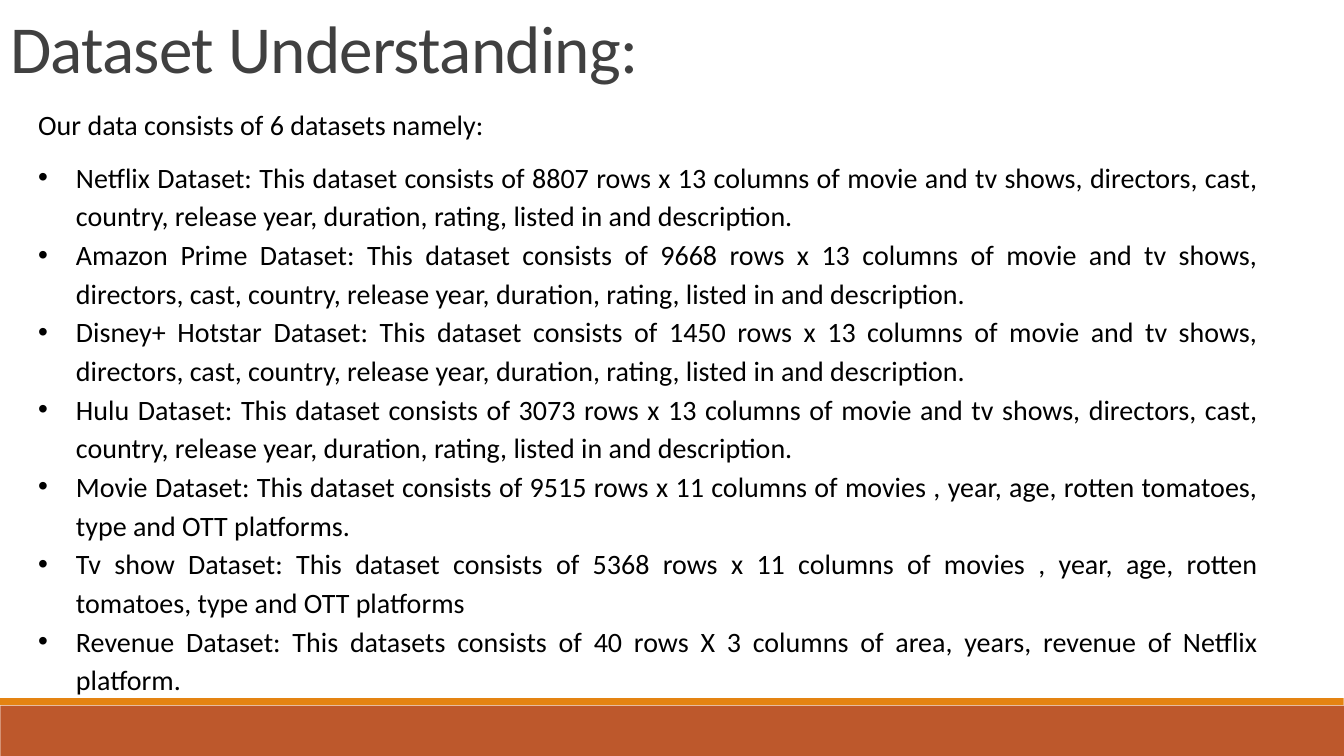
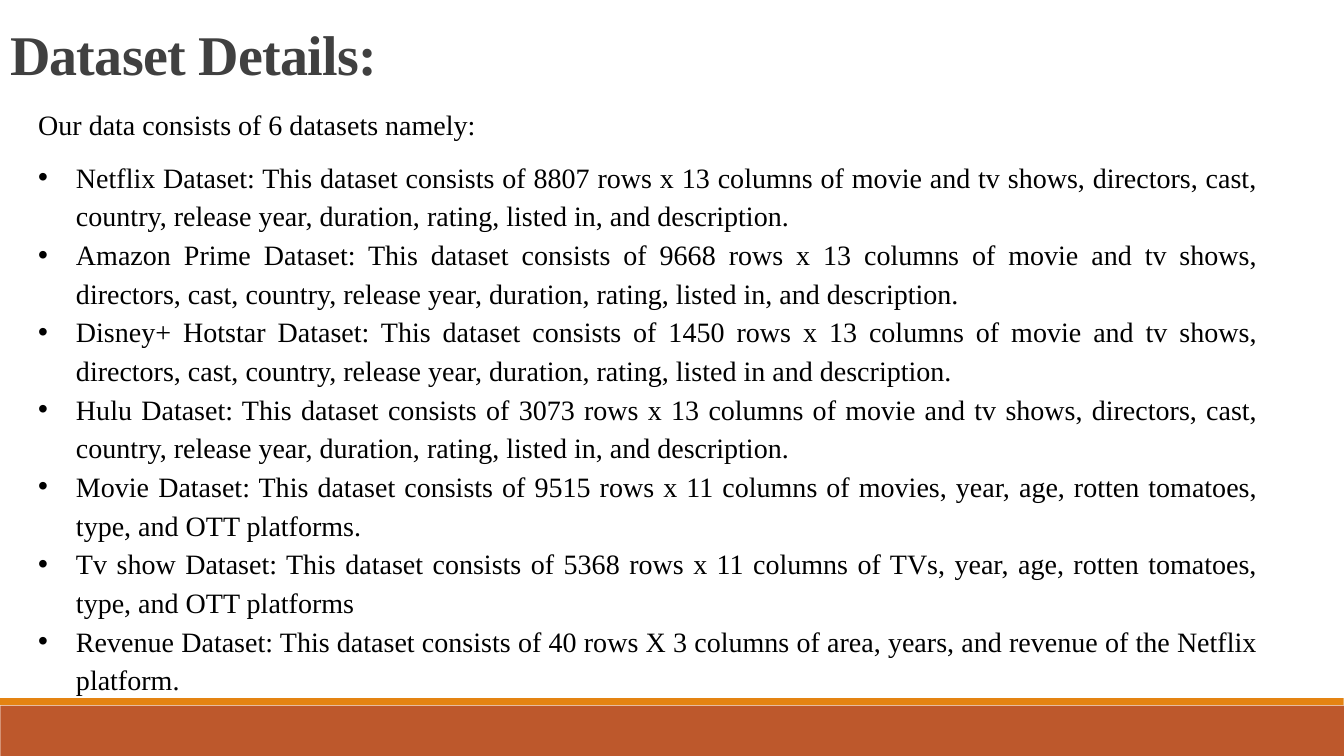
Before and after one commit to Yajas2913/Data-analysis-on-OTT-Platform, a slide deck: slide 5 of EDA_ppt.pptx (slide 3 before the commit). Drawn at 1344x756 pixels with LibreOffice and Linux fonts; fonts in the diff are those of the drawing. Boxes give left, top, right and bottom in pixels: in the first picture for what was removed or moved away, otherwise in the second. Text is boxed around its words. In the diff, an @@ line names an element or a change of style, - is before the commit and + after.

```diff
--- a/EDA_ppt.pptx
+++ b/EDA_ppt.pptx
@@ title at box(10, 36, 377, 76): text changed; size 48 to 40 pt; font Calibri to Times New Roman; bold on @@
-Dataset Understanding:
+Dataset Details:
@@ text at box(38, 115, 1256, 387): font Calibri to Times New Roman in "Our data consists of 6 datasets namely:", "Disney+ Hotstar Dataset: This dataset consists of ..."; alignment left to justified @@
@@ text at box(76, 168, 1257, 309): text changed; font Calibri to Times New Roman @@
-• Netflix Dataset: This dataset consists of 8807 rows x 13 columns of movie and tv shows, directors, cast, country, release year, duration, rating, listed in and description.
-• Amazon Prime Dataset: This dataset consists of 9668 rows x 13 columns of movie and tv shows, directors, cast, country, release year, duration, rating, listed in and description.
+• Netflix Dataset: This dataset consists of 8807 rows x 13 columns of movie and tv shows, directors, cast, country, release year, duration, rating, listed in, and description.
+• Amazon Prime Dataset: This dataset consists of 9668 rows x 13 columns of movie and tv shows, directors, cast, country, release year, duration, rating, listed in, and description.
@@ text at box(76, 400, 1257, 696): text changed; font Calibri to Times New Roman @@
-• Hulu Dataset: This dataset consists of 3073 rows x 13 columns of movie and tv shows, directors, cast, country, release year, duration, rating, listed in and description.
-• Movie Dataset: This dataset consists of 9515 rows x 11 columns of movies , year, age, rotten tomatoes, type and OTT platforms.
-• Tv show Dataset: This dataset consists of 5368 rows x 11 columns of movies , year, age, rotten tomatoes, type and OTT platforms
-• Revenue Dataset: This datasets consists of 40 rows X 3 columns of area, years, revenue of Netflix platform.
+• Hulu Dataset: This dataset consists of 3073 rows x 13 columns of movie and tv shows, directors, cast, country, release year, duration, rating, listed in, and description.
+• Movie Dataset: This dataset consists of 9515 rows x 11 columns of movies, year, age, rotten tomatoes, type, and OTT platforms.
+• Tv show Dataset: This dataset consists of 5368 rows x 11 columns of TVs, year, age, rotten tomatoes, type, and OTT platforms
+• Revenue Dataset: This dataset consists of 40 rows X 3 columns of area, years, and revenue of the Netflix platform.
```
Also in this commit, not shown: 13 other slides changed, 3 slides added, 10 other files.
